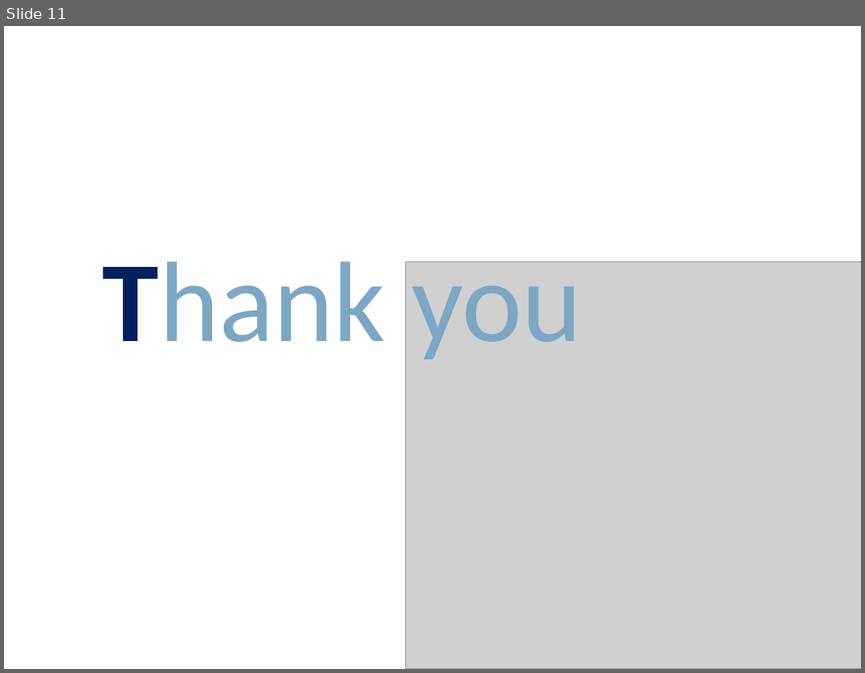
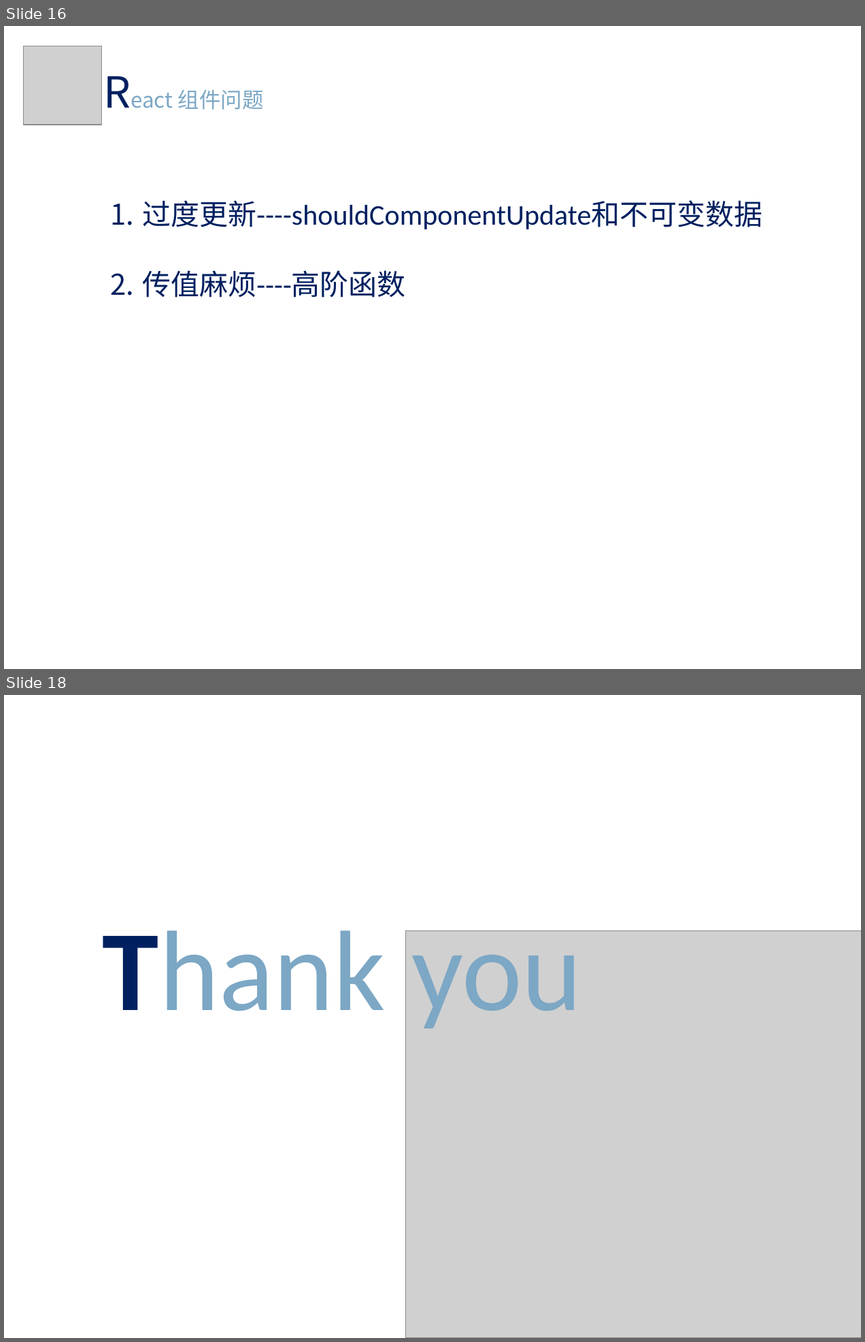
Before and after one commit to m544498510/may-web-app, a slide deck: new_doc/react share.pptx. Shown one above the other, each under a label of ours: slide 11 before the commit, slides 16 and 18 after it; the slides between them are not shown. The pictures are 865x673 and 865x1342 pixels, drawn with LibreOffice and Linux fonts; fonts in the diff are those of the drawing; grey boxes stand for pictures. Boxes give left, top, right and bottom in pixels: in the first picture for what was removed or moved away, otherwise in the second. Text is boxed around its words. In the diff, an @@ line names an element or a change of style, - is before the commit and + after.

```diff
--- a/new_doc/react share.pptx
+++ b/new_doc/react share.pptx
@@ slide 16 added at (4, 26, 861, 669), background #FFFFFF @@
@@ picture added at (24, 46, 103, 125) @@
@@ text added at (178, 90, 264, 110), 18 pt, text #7CA7C5 @@
+React 组件问题
@@ text added at (142, 200, 762, 297), 24 pt, text #002060 @@
+1. 过度更新----shouldComponentUpdate和不可变数据
+2. 传值麻烦----高阶函数
@@ what was slide 11 is now slide 18 @@
```
Also in this commit, not shown: 7 slides changed, 6 other slides added, 1 other file.
